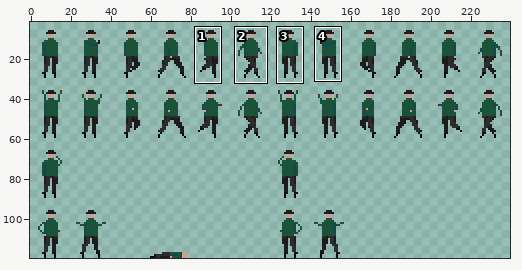
Sprite sheet: src/sprites/citizen-5.png. The picture above shows the old version from afar; the outline marks the close-up.
Close-up. The starting point:
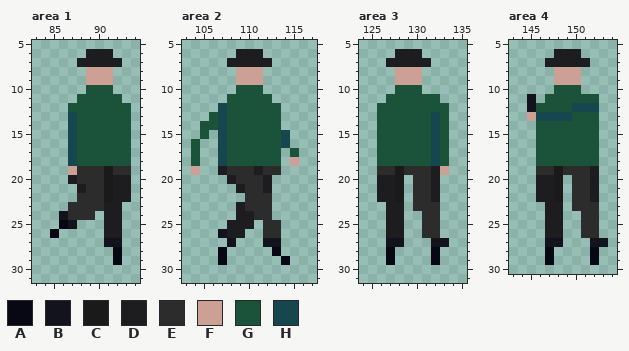
The file is 240x120 pixels. Colours within 5 levels of each other are drawn and written as one. Shown: area 1: x 83..94, y 5..31; area 2: x 103..117, y 5..31; area 3: x 124..135, y 5..31; area 4: x 143..154, y 5..30. The wide view leaves out empty margins. The commit also changed other parts of the picture, which this record leaves out.
Palette (. is transparent): A #080814  B #13131d  C #1a1a1a  D #1d1d20  E #2c2c2d  F #cca094  G #1a523a  H #16464e
The same view after the edit:
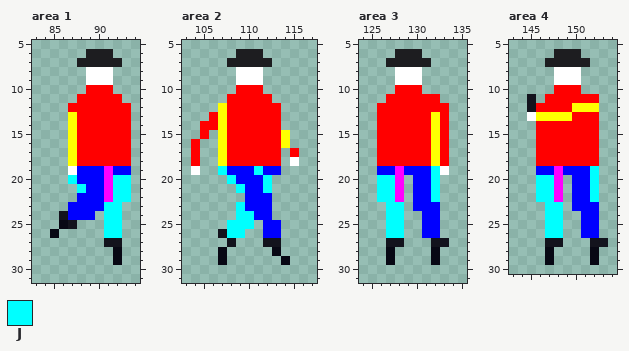
Colours new in this view: J #00ffff
The exact change:
@@ palette @@
-C #1a1a1a
+C #ff00ff
-E #2c2c2d
+E #0000ff
-F #cca094
+F #ffffff
-G #1a523a
+G #ff0000
-H #16464e
+H #ffff00
--- area 1
@@ x 83..94 @@
 19 ....FEEECEE.
-20 ....DEEECDD.
-21 .....DEECDD.
-22 .....EEECDD.
-23 ....EEEEDD..
-24 ...BEEE.DD..
-25 ...AB...DD..
-26 ..A.....DD..
+20 ....JEEECJJ.
+21 .....JEECJJ.
+22 .....EEECJJ.
+23 ....EEEEJJ..
+24 ...BEEE.JJ..
+25 ...AB...JJ..
+26 ..A.....JJ..
 27 ........BB..
--- area 2
@@ x 105..114 @@
 18 ..HGGGGGG.
-19 ..DEEEDEE.
-20 ...DEEED..
-21 ....DEED..
+19 ..JEEEJEE.
+20 ...JEEEJ..
+21 ....JEEJ..
 22 .....EEE..
-23 ....DEEE..
-24 ....DDEE..
-25 ...DDD.EE.
-26 ..BDD..EE.
+23 ....JEEE..
+24 ....JJEE..
+25 ...JJJ.EE.
+26 ..BJJ..EE.
 27 ...B...BB.
--- area 3
@@ x 124..135 @@
 18 ..GGGGGGHG..
-19 ..EECEEEDF..
-20 ..DDC.EED...
-21 ..DDC.EED...
-22 ..DDC.EED...
-23 ...DD.EEE...
-24 ...DD..EE...
-25 ...DD..EE...
-26 ...DD..EE...
+19 ..EECEEEJF..
+20 ..JJC.EEJ...
+21 ..JJC.EEJ...
+22 ..JJC.EEJ...
+23 ...JJ.EEE...
+24 ...JJ..EE...
+25 ...JJ..EE...
+26 ...JJ..EE...
 27 ...BB...BB..
--- area 4
@@ x 143..154 @@
 18 ...GGGGGGG..
-19 ...EECEEED..
-20 ...DDC.EED..
-21 ...DDC.EED..
-22 ...DDC.EED..
-23 ....DD.EEE..
-24 ....DD..EE..
-25 ....DD..EE..
-26 ....DD..EE..
+19 ...EECEEEJ..
+20 ...JJC.EEJ..
+21 ...JJC.EEJ..
+22 ...JJC.EEJ..
+23 ....JJ.EEE..
+24 ....JJ..EE..
+25 ....JJ..EE..
+26 ....JJ..EE..
 27 ....BB...BB.
Boxes around the changes in both close-ups, in picture pixels (x1, y1, x2, y2):
changed: (68, 67, 131, 238)
changed: (191, 67, 299, 238)
changed: (377, 67, 449, 238)
changed: (527, 67, 599, 238)
